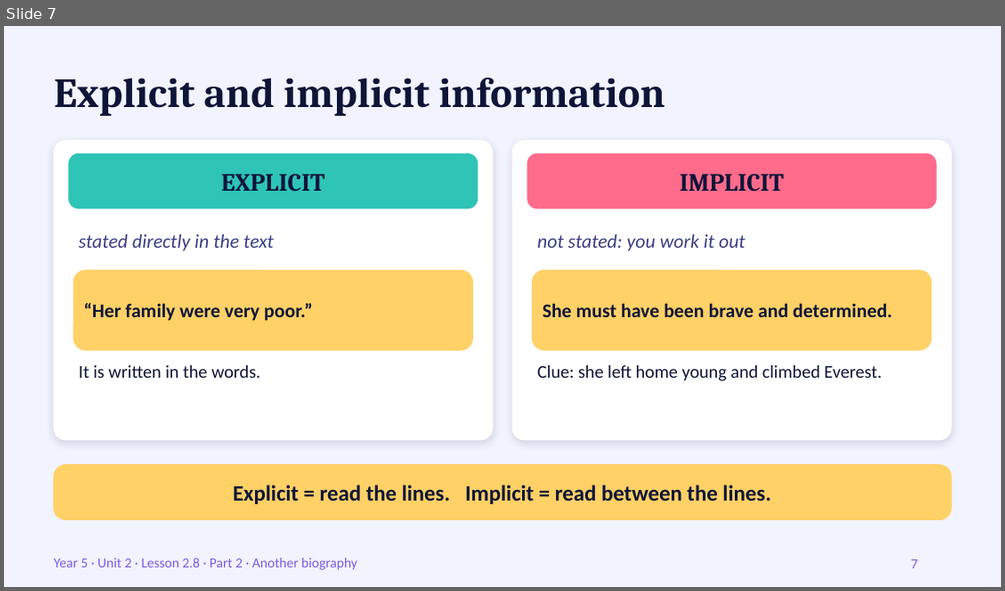
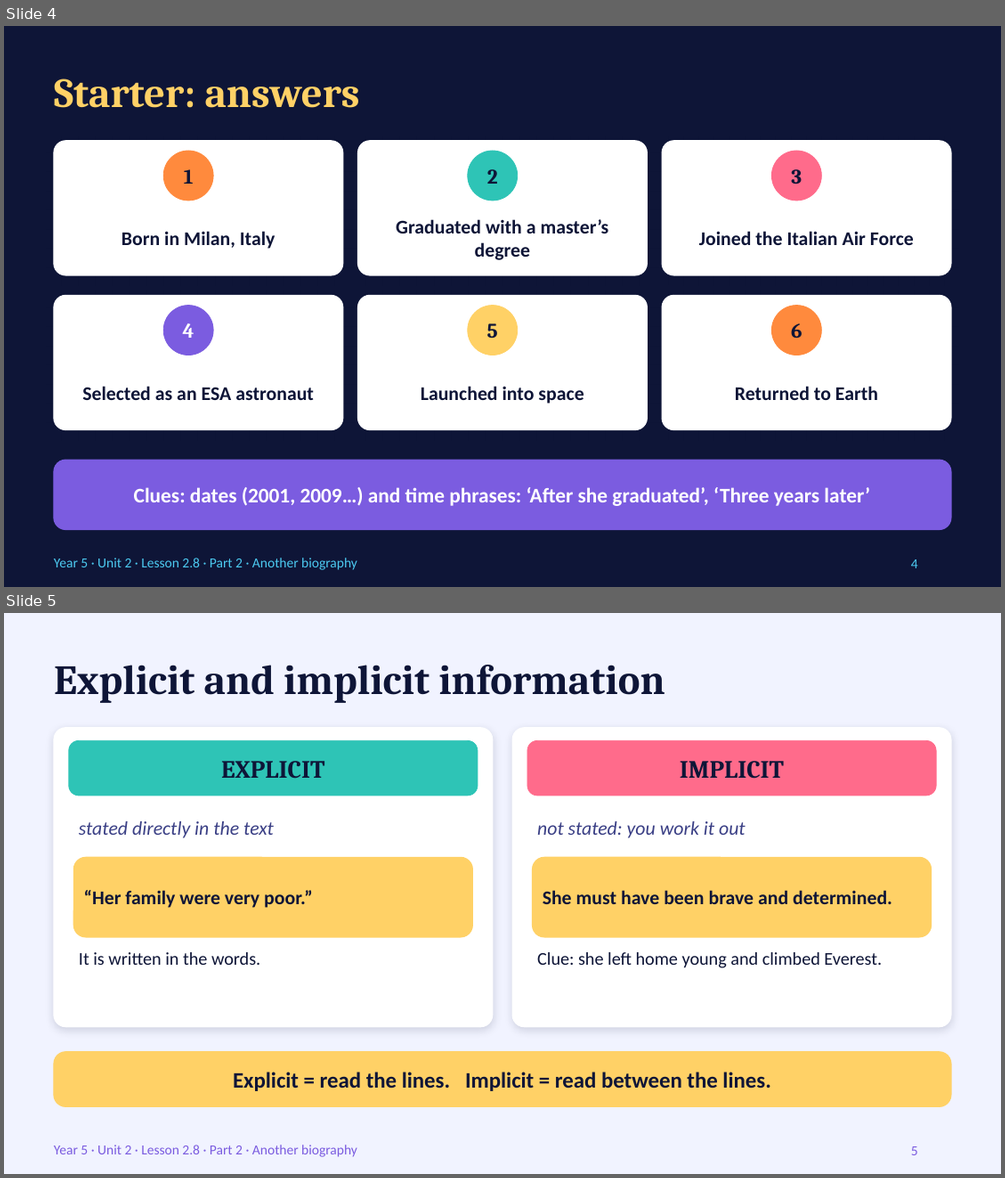
Before and after one commit to cobraarsgb6-hub/primary-exam-system, a slide deck: resources/coligo/Ali/English 105/Unit2_Lesson2.8_Part2_Another_Biography.pptx. Shown one above the other, each under a label of ours: slide 7 before the commit, slides 4 and 5 after it. The pictures are 1005x591 and 1005x1178 pixels, drawn with LibreOffice and Linux fonts; fonts in the diff are those of the drawing. Boxes give left, top, right and bottom in pixels: in the first picture for what was removed or moved away, otherwise in the second. Text is boxed around its words. In the diff, an @@ line names an element or a change of style, - is before the commit and + after.

```diff
--- a/resources/coligo/Ali/English 105/Unit2_Lesson2.8_Part2_Another_Biography.pptx
+++ b/resources/coligo/Ali/English 105/Unit2_Lesson2.8_Part2_Another_Biography.pptx
@@ slide 4 added at [4, 26, 1001, 587], background #FFFFFF @@
@@ rectangle added at [4, 26, 1001, 586], fill #0E1537 @@
@@ title added at [54, 79, 360, 108], 30 pt, text #FFD166, bold @@
+Starter: answers
@@ rounded rectangle added at [54, 141, 343, 275], fill #FFFFFF, outline #FFFFFF 0.75 pt @@
@@ ellipse added at [163, 151, 213, 200], fill #FF8A3D, outline #FF8A3D 0.5 pt @@
@@ rounded rectangle added at [358, 141, 647, 275], fill #FFFFFF, outline #FFFFFF 0.75 pt @@
@@ ellipse added at [468, 151, 518, 200], fill #2EC4B6, outline #2EC4B6 0.5 pt @@
@@ rounded rectangle added at [662, 141, 951, 275], fill #FFFFFF, outline #FFFFFF 0.75 pt @@
@@ ellipse added at [771, 151, 821, 200], fill #FF6B8B, outline #FF6B8B 0.5 pt @@
@@ text added at [184, 169, 194, 184], 15 pt, text #0E1537, bold @@
+1
@@ text added at [487, 169, 498, 184], 15 pt, text #0E1537, bold @@
+2
@@ text added at [791, 169, 801, 184], 15 pt, text #0E1537, bold @@
+3
@@ text added at [121, 231, 275, 248], 14 pt, text #0E1537, bold @@
+Born in Milan, Italy
@@ text added at [396, 219, 609, 260], 14 pt, text #0E1537, bold @@
+Graduated with a master’s degree
@@ text added at [699, 231, 914, 245], 14 pt, text #0E1537, bold @@
+Joined the Italian Air Force
@@ rounded rectangle added at [54, 295, 343, 430], fill #FFFFFF, outline #FFFFFF 0.75 pt @@
@@ ellipse added at [163, 305, 213, 355], fill #7B5CE0, outline #7B5CE0 0.5 pt @@
@@ rounded rectangle added at [358, 295, 647, 430], fill #FFFFFF, outline #FFFFFF 0.75 pt @@
@@ ellipse added at [468, 305, 518, 355], fill #FFD166, outline #FFD166 0.5 pt @@
@@ rounded rectangle added at [662, 295, 951, 430], fill #FFFFFF, outline #FFFFFF 0.75 pt @@
@@ ellipse added at [771, 305, 821, 355], fill #FF8A3D, outline #FF8A3D 0.5 pt @@
@@ text added at [183, 323, 194, 338], 15 pt, text #FFFFFF, bold @@
+4
@@ text added at [487, 323, 498, 338], 15 pt, text #0E1537, bold @@
+5
@@ text added at [791, 323, 802, 338], 15 pt, text #0E1537, bold @@
+6
@@ text added at [82, 386, 314, 400], 14 pt, text #0E1537, bold @@
+Selected as an ESA astronaut
@@ text added at [421, 386, 583, 403], 14 pt, text #0E1537, bold @@
+Launched into space
@@ text added at [735, 386, 878, 400], 14 pt, text #0E1537, bold @@
+Returned to Earth
@@ rounded rectangle added at [54, 459, 951, 530], fill #7B5CE0, outline #7B5CE0 0.75 pt @@
@@ text added at [134, 487, 870, 506], 15 pt, text #FFFFFF, bold @@
+Clues: dates (2001, 2009…) and time phrases: ‘After she graduated’, ‘Three years later’
@@ text added at [54, 557, 357, 570], 10 pt, text #4CC9F0 @@
+Year 5 · Unit 2 · Lesson 2.8 · Part 2 · Another biography
@@ page number added at [911, 559, 918, 568], 10 pt, text #4CC9F0 @@
+4
@@ what was slide 7 is now slide 5 @@
@@ page number at [911, 1146, 918, 1155]: text changed @@
-7
+5
```
Also in this commit, not shown: 6 slides changed, 1 other slide added, 7 slides removed, 7 other files.
